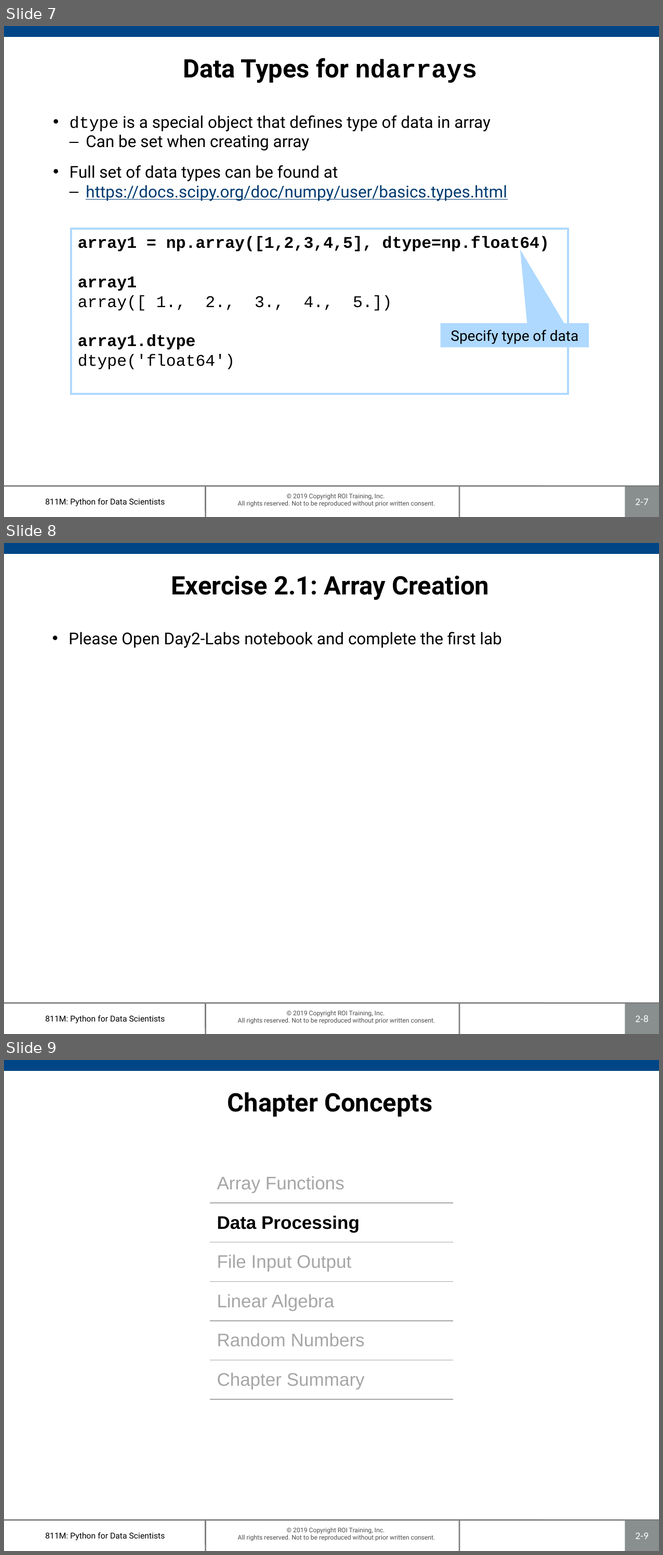
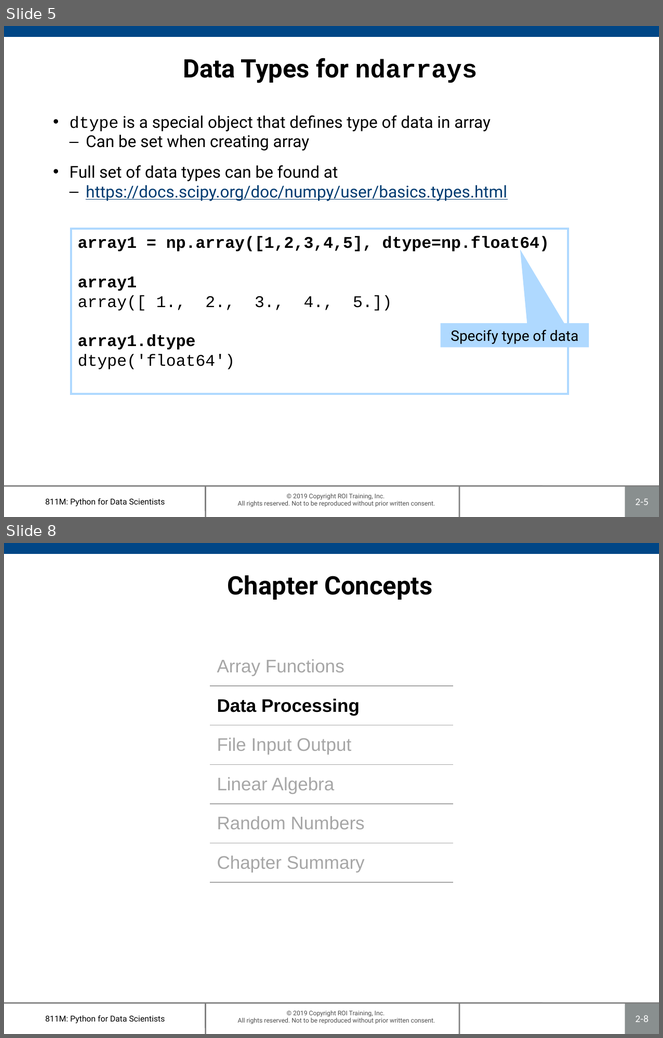
Before and after one commit to roitraining/PythonProgram, a slide deck: Day2-Numpy/Ch02-NumPyEssentials.pptx. Shown one above the other, each under a label of ours: slides 7, 8 and 9 before the commit, slides 5 and 8 after it; the slides between them are not shown. The pictures are 663x1555 and 663x1038 pixels, drawn with LibreOffice and Linux fonts; fonts in the diff are those of the drawing; background and template pictures are left out. Boxes give left, top, right and bottom in pixels: in the first picture for what was removed or moved away, otherwise in the second. Text is boxed around its words. In the diff, an @@ line names an element or a change of style, - is before the commit and + after.

```diff
--- a/Day2-Numpy/Ch02-NumPyEssentials.pptx
+++ b/Day2-Numpy/Ch02-NumPyEssentials.pptx
@@ slide 8 removed at [4,543,659,1034], background #FFFFFF; not listed: 7 template elements that a slide beside it also shows @@
@@ title removed at [171,576,489,600] @@
-Exercise 2.1: Array Creation
@@ text removed at [68,632,502,648] @@
-• Please Open Day2-Labs notebook and complete the first lab
@@ what was slide 7 is now slide 5 @@
@@ page number at [635,499,648,505]: text changed @@
-2-7
+2-5
@@ what was slide 9 is now slide 8 @@
@@ page number at [635,1016,648,1022]: text changed @@
-2-9
+2-8
```
Also in this commit, not shown: 5 slides changed, 1 other slide removed.
